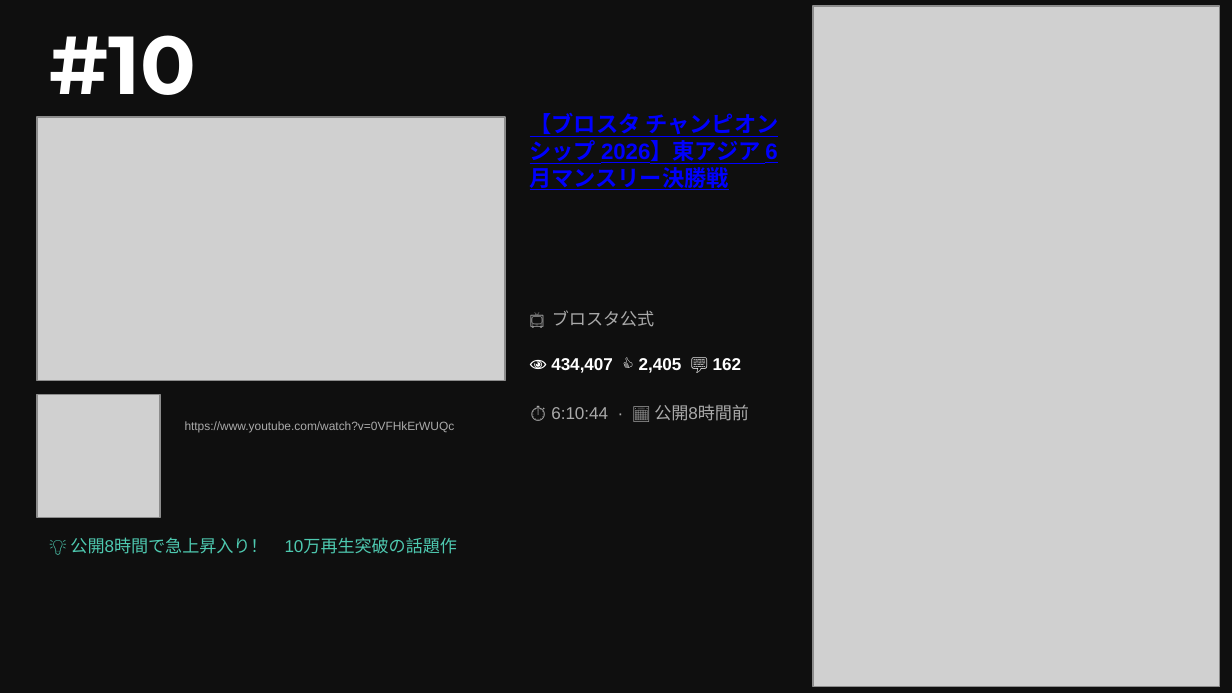
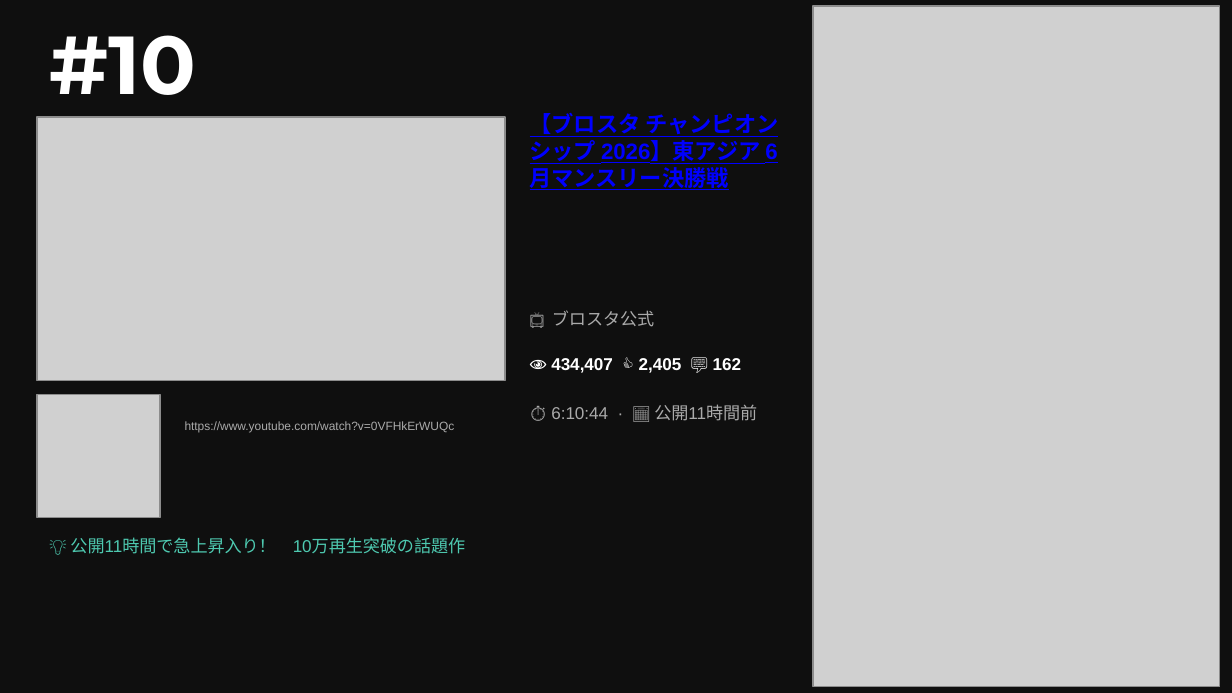
Before and after one commit to asaneasaburo0910-hub/youtube-crawler, a slide deck: slide 2 of youtube_ranking_20260614.pptx. Drawn at 1232x693 pixels with LibreOffice and Linux fonts; fonts in the diff are those of the drawing; grey boxes stand for pictures. Boxes give left, top, right and bottom in pixels: in the first picture for what was removed or moved away, otherwise in the second. Text is boxed around its words. In the diff, an @@ line names an element or a change of style, - is before the commit and + after.

```diff
--- a/youtube_ranking_20260614.pptx
+++ b/youtube_ranking_20260614.pptx
@@ text at [551, 404, 757, 421]: text changed @@
-⏱ 6:10:44 · 📅 公開8時間前
+⏱ 6:10:44 · 📅 公開11時間前
@@ text at [70, 538, 465, 554]: text changed @@
-💡 公開8時間で急上昇入り！ 10万再生突破の話題作
+💡 公開11時間で急上昇入り！ 10万再生突破の話題作
```
Also in this commit, not shown: 9 other slides changed, 3 other files.
